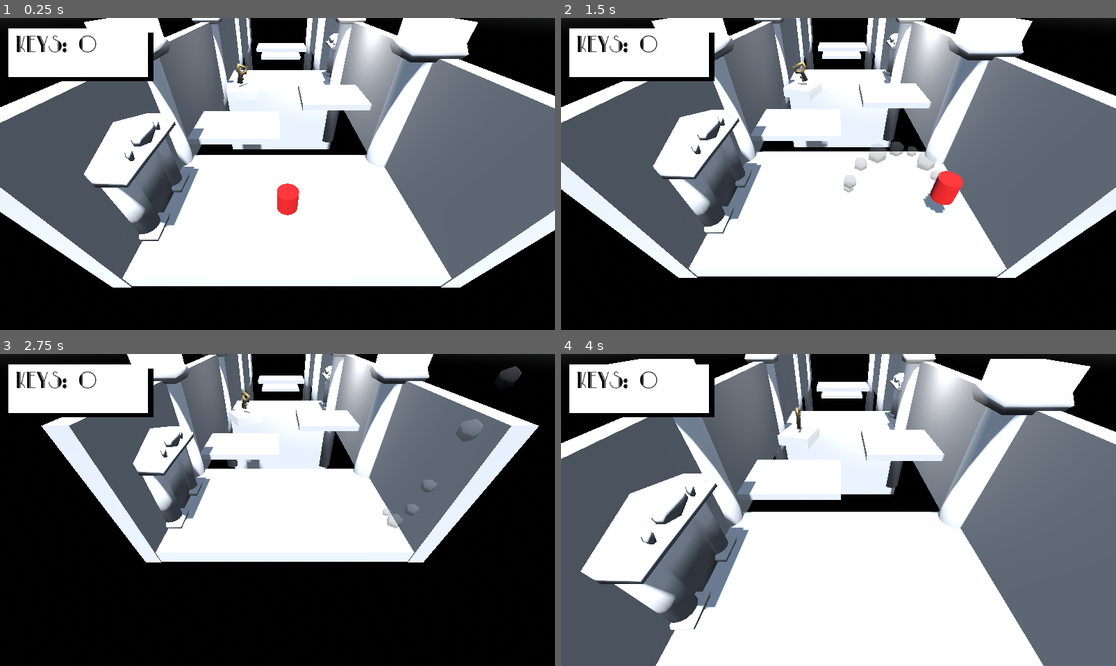
Above: before the commit, frames 1-4 (two rows, left to right).
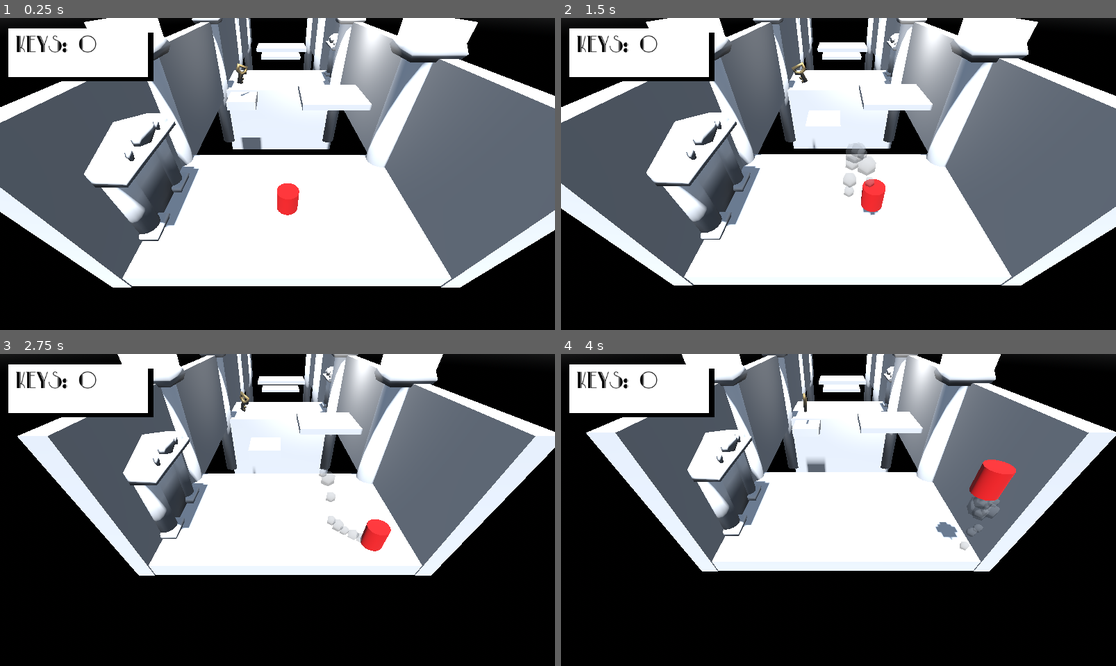
Above: after the commit, the same moments.

Repository: FloridaChristopher/LabyrinthGameJam
Game: Godot game, scene res://Scenes/the_maze.tscn
Two runs of this game, one before a commit and one after it. Both use one fixed random seed, a clock stepped at 60 frames per second and the inputs below.
Inputs:
- Up to frame 1 (0.25 s): no input
- Up to frame 2 (1.5 s): hold D (Right) 0.53-1.28 s; hold Space (Jump) 0.53-1.28 s; hold S (Backward) from 1.28 s (still down); tap Space (Jump) at 1.35 s
- Up to frame 3 (2.75 s): tap Space (Jump) at 1.52, 1.82 s; release S (Backward) at 2.03 s; hold D (Right) from 2.03 s (still down); hold Space (Jump) from 2.03 s (still down)
- Up to frame 4 (4 s): release D (Right) at 2.78 s; release Space (Jump) at 2.78 s; hold W (Forward) 2.78-3.53 s; tap Space (Jump) at 2.85, 3.02, 3.32 s; hold A (Left) from 3.53 s (still down); hold Space (Jump) from 3.53 s (still down)

The runs differ from the first frame. In frame 1, 0.8% of the frame differs, in the area x 33-54%, y 20-59%; in frame 2, 12%; in frame 3, 16%; in frame 4, 66%, in the area x 0-100%, y 0-100%.

Commit message:
synchronize
yes

Diff:
--- a/Labyrinth/Objects/big_key.tscn
+++ b/Labyrinth/Objects/big_key.tscn
@@ -10,6 +10,33 @@
 
 [sub_resource type="SphereShape3D" id="SphereShape3D_fj8e8"]
 radius = 0.335
+
+[sub_resource type="Animation" id="Animation_q5mab"]
+length = 0.001
+tracks/0/type = "value"
+tracks/0/imported = false
+tracks/0/enabled = true
+tracks/0/path = NodePath("Node3D:position")
+tracks/0/interp = 1
+tracks/0/loop_wrap = true
+tracks/0/keys = {
+"times": PackedFloat32Array(0),
+"transitions": PackedFloat32Array(1),
+"update": 0,
+"values": [Vector3(0, 0, 0)]
+}
+tracks/1/type = "value"
+tracks/1/imported = false
+tracks/1/enabled = true
+tracks/1/path = NodePath("Node3D:rotation")
+tracks/1/interp = 1
+tracks/1/loop_wrap = true
+tracks/1/keys = {
+"times": PackedFloat32Array(0),
+"transitions": PackedFloat32Array(1),
+"update": 0,
+"values": [Vector3(0, 0, 0)]
+}
 
 [sub_resource type="Animation" id="Animation_0fnr4"]
 resource_name = "keyspin"
@@ -40,33 +67,6 @@
 "values": [Vector3(0, 0, 0), Vector3(0, -3.14159, 0), Vector3(0, -6.28319, 0)]
 }
 
-[sub_resource type="Animation" id="Animation_q5mab"]
-length = 0.001
-tracks/0/type = "value"
-tracks/0/imported = false
-tracks/0/enabled = true
-tracks/0/path = NodePath("Node3D:position")
-tracks/0/interp = 1
-tracks/0/loop_wrap = true
-tracks/0/keys = {
-"times": PackedFloat32Array(0),
-"transitions": PackedFloat32Array(1),
-"update": 0,
-"values": [Vector3(0, 0, 0)]
-}
-tracks/1/type = "value"
-tracks/1/imported = false
-tracks/1/enabled = true
-tracks/1/path = NodePath("Node3D:rotation")
-tracks/1/interp = 1
-tracks/1/loop_wrap = true
-tracks/1/keys = {
-"times": PackedFloat32Array(0),
-"transitions": PackedFloat32Array(1),
-"update": 0,
-"values": [Vector3(0, 0, 0)]
-}
-
 [sub_resource type="AnimationLibrary" id="AnimationLibrary_a3qgh"]
 _data = {
 "RESET": SubResource("Animation_q5mab"),
@@ -90,7 +90,7 @@
 script = ExtResource("1_kah3o")
 
 [node name="Node3D" type="Node3D" parent="."]
-transform = Transform3D(-0.56356, 0, 0.826075, 0, 1, 0, -0.826075, 0, -0.56356, 0, 0.0471061, 0)
+transform = Transform3D(-0.316618, 0, -0.948553, 0, 1, 0, 0.948553, 0, -0.316618, 0, 0.0411019, 0)
 
 [node name="BigKey" type="MeshInstance3D" parent="Node3D"]
 transform = Transform3D(0.37248, 0, 0, 0, 0.341718, 0.148222, 0, -0.148222, 0.341718, 0, 0.0314566, 0.111401)
--- /dev/null
+++ b/Labyrinth/Objects/movable_platform.tscn
@@ -0,0 +1,26 @@
+[gd_scene load_steps=4 format=3 uid="uid://b111fk8cj70p8"]
+
+[ext_resource type="Material" uid="uid://dhbaxou0v4b5o" path="res://Shaders/Marble.tres" id="1_jeg2w"]
+
+[sub_resource type="BoxMesh" id="BoxMesh_is5n7"]
+size = Vector3(1, 0.3, 1)
+
+[sub_resource type="BoxShape3D" id="BoxShape3D_sqdtp"]
+size = Vector3(1, 0.3, 1)
+
+[node name="Moving Platform" type="AnimatableBody3D" groups=["MovingPlatform"]]
+transform = Transform3D(1, 0, 0, 0, 1, 0, 0, 0, 1, -1.44998, -0.352683, -4.80606)
+axis_lock_linear_x = true
+axis_lock_linear_y = true
+axis_lock_linear_z = true
+axis_lock_angular_x = true
+axis_lock_angular_z = true
+
+[node name="MeshInstance3D" type="MeshInstance3D" parent="."]
+material_override = ExtResource("1_jeg2w")
+mesh = SubResource("BoxMesh_is5n7")
+
+[node name="CollisionShape3D" type="CollisionShape3D" parent="."]
+shape = SubResource("BoxShape3D_sqdtp")
+
+[node name="Node3D" type="Node3D" parent="."]
--- a/Labyrinth/Rooms/room0.tscn
+++ b/Labyrinth/Rooms/room0.tscn
@@ -1,4 +1,4 @@
-[gd_scene load_steps=10 format=3]
+[gd_scene load_steps=14 format=3 uid="uid://brxx65eh0t5mh"]
 
 [ext_resource type="Script" path="res://Scripts/Room.gd" id="1_h4cj0"]
 [ext_resource type="Material" uid="uid://dhbaxou0v4b5o" path="res://Shaders/Marble.tres" id="2_0m50l"]
@@ -7,12 +7,51 @@
 [ext_resource type="PackedScene" uid="uid://cb061gs4qifx8" path="res://Objects/doorway.tscn" id="5_nyqn0"]
 [ext_resource type="PackedScene" uid="uid://832o6u5ts2pp" path="res://Objects/te_4t_platform.tscn" id="6_fh0vx"]
 [ext_resource type="PackedScene" uid="uid://ceed8awj3lsqn" path="res://Objects/big_key.tscn" id="7_ulg30"]
+[ext_resource type="PackedScene" uid="uid://b111fk8cj70p8" path="res://Objects/movable_platform.tscn" id="8_5rbe0"]
 
 [sub_resource type="BoxMesh" id="BoxMesh_is5n7"]
 size = Vector3(1, 0.3, 1)
 
 [sub_resource type="BoxShape3D" id="BoxShape3D_y0qjd"]
 size = Vector3(1, 0.3, 1)
+
+[sub_resource type="Animation" id="Animation_rmhfo"]
+length = 0.001
+tracks/0/type = "value"
+tracks/0/imported = false
+tracks/0/enabled = true
+tracks/0/path = NodePath("Moving Platform:position")
+tracks/0/interp = 1
+tracks/0/loop_wrap = true
+tracks/0/keys = {
+"times": PackedFloat32Array(0),
+"transitions": PackedFloat32Array(1),
+"update": 0,
+"values": [Vector3(-1.44998, -0.352683, -4.80606)]
+}
+
+[sub_resource type="Animation" id="Animation_vwe8t"]
+resource_name = "room1-platform1"
+length = 4.0
+loop_mode = 1
+tracks/0/type = "value"
+tracks/0/imported = false
+tracks/0/enabled = true
+tracks/0/path = NodePath("Moving Platform:position")
+tracks/0/interp = 1
+tracks/0/loop_wrap = true
+tracks/0/keys = {
+"times": PackedFloat32Array(0, 0.6, 1.8, 2.3, 4),
+"transitions": PackedFloat32Array(1, 1, 1, 1, 1),
+"update": 0,
+"values": [Vector3(-1.44998, -0.352683, -4.80606), Vector3(-1.44998, -0.352683, -4.80606), Vector3(-0.312341, -0.352683, -2.48747), Vector3(-0.312341, -0.352683, -2.48747), Vector3(-1.44998, -0.352683, -4.80606)]
+}
+
+[sub_resource type="AnimationLibrary" id="AnimationLibrary_jjd4k"]
+_data = {
+"RESET": SubResource("Animation_rmhfo"),
+"room1-platform1": SubResource("Animation_vwe8t")
+}
 
 [node name="Room" type="Node3D" groups=["Room"]]
 script = ExtResource("1_h4cj0")
@@ -94,7 +133,7 @@
 visible = false
 
 [node name="Te4t_platform6" parent="." instance=ExtResource("6_fh0vx")]
-transform = Transform3D(0.524977, 0, 0, 0, 0.524977, 0, 0, 0, 0.524977, -1.44003, 0.125882, -2.65456)
+transform = Transform3D(0.524977, 0, 0, 0, 0.524977, 0, 0, 0, 0.524977, -5.08272, 0.125882, -2.65456)
 
 [node name="Te4t_platform7" parent="." instance=ExtResource("6_fh0vx")]
 transform = Transform3D(0.524977, 0, 0, 0, 0.524977, 0, 0, 0, 0.524977, 1.80627, 0.610909, -3.56499)
@@ -118,7 +157,7 @@
 transform = Transform3D(1, 0, 0, 0, -4.37114e-08, -1, 0, 1, -4.37114e-08, 0, -1.96166, -5.69906)
 
 [node name="RigidBody3D" type="RigidBody3D" parent="."]
-transform = Transform3D(1, 0, 0, 0, 1, 0, 0, 0, 1, -1.44998, 0, -4.80606)
+transform = Transform3D(1, 0, 0, 0, 1, 0, 0, 0, 1, 4.93003, 0, -4.80606)
 axis_lock_linear_x = true
 axis_lock_linear_y = true
 axis_lock_linear_z = true
@@ -137,4 +176,16 @@
 [node name="BigKey" parent="." instance=ExtResource("7_ulg30")]
 transform = Transform3D(1, 0, 0, 0, 1, 0, 0, 0, 1, -1.4238, 0.22328, -4.83122)
 
+[node name="Moving Platform" parent="." instance=ExtResource("8_5rbe0")]
+axis_lock_linear_x = false
+axis_lock_linear_y = false
+axis_lock_linear_z = false
+axis_lock_angular_y = true
+
+[node name="AnimationPlayer" type="AnimationPlayer" parent="."]
+autoplay = "room1-platform1"
+libraries = {
+"": SubResource("AnimationLibrary_jjd4k")
+}
+
 [editable path="Te4t_platform10"]
--- a/Labyrinth/Rooms/room1.tscn
+++ b/Labyrinth/Rooms/room1.tscn
@@ -6,9 +6,45 @@
 [ext_resource type="ArrayMesh" uid="uid://ds6qyo41p0yqr" path="res://Models/arch.obj" id="4_3vrdm"]
 [ext_resource type="PackedScene" uid="uid://cb061gs4qifx8" path="res://Objects/doorway.tscn" id="5_5ui0a"]
 [ext_resource type="PackedScene" uid="uid://832o6u5ts2pp" path="res://Objects/te_4t_platform.tscn" id="6_hh0lo"]
+[ext_resource type="PackedScene" uid="uid://b111fk8cj70p8" path="res://Objects/movable_platform.tscn" id="7_88nv5"]
 
-[sub_resource type="BoxMesh" id="BoxMesh_is5n7"]
-size = Vector3(1, 0.3, 1)
+[sub_resource type="Animation" id="Animation_rmhfo"]
+length = 0.001
+tracks/0/type = "value"
+tracks/0/imported = false
+tracks/0/enabled = true
+tracks/0/path = NodePath("Moving Platform:position")
+tracks/0/interp = 1
+tracks/0/loop_wrap = true
+tracks/0/keys = {
+"times": PackedFloat32Array(0),
+"transitions": PackedFloat32Array(1),
+"update": 0,
+"values": [Vector3(-1.44998, -0.352683, -4.80606)]
+}
+
+[sub_resource type="Animation" id="Animation_vwe8t"]
+resource_name = "room1-platform1"
+length = 4.0
+loop_mode = 1
+tracks/0/type = "value"
+tracks/0/imported = false
+tracks/0/enabled = true
+tracks/0/path = NodePath("Moving Platform:position")
+tracks/0/interp = 1
+tracks/0/loop_wrap = true
+tracks/0/keys = {
+"times": PackedFloat32Array(0, 0.6, 1.8, 2.3, 4),
+"transitions": PackedFloat32Array(1, 1, 1, 1, 1),
+"update": 0,
+"values": [Vector3(-1.44998, -0.352683, -4.80606), Vector3(-1.44998, -0.352683, -4.80606), Vector3(-0.312341, -0.352683, -2.48747), Vector3(-0.312341, -0.352683, -2.48747), Vector3(-1.44998, -0.352683, -4.80606)]
+}
+
+[sub_resource type="AnimationLibrary" id="AnimationLibrary_jjd4k"]
+_data = {
+"RESET": SubResource("Animation_rmhfo"),
+"room1-platform1": SubResource("Animation_vwe8t")
+}
 
 [node name="Room" type="Node3D" groups=["Room"]]
 script = ExtResource("1_mjtdb")
@@ -90,10 +126,10 @@
 visible = false
 
 [node name="Te4t_platform7" parent="." instance=ExtResource("6_hh0lo")]
-transform = Transform3D(0.198381, 0, 0, 0, 0.524977, 0, 0, 0, 1.27199, 1.17844, -1.32982, -1.77182)
+transform = Transform3D(0.198257, 0.0185412, 0, -0.00700644, 0.52465, 0, 0, 0, 1.27199, 4.61199, -1.32982, -1.77182)
 
 [node name="Te4t_platform11" parent="." instance=ExtResource("6_hh0lo")]
-transform = Transform3D(0.198381, 0, 0, 0, 0.524977, 0, 0, 0, 1.27199, -0.741985, -0.611005, -5.25249)
+transform = Transform3D(0.198381, 0, 0, 0, 0.524977, 0, 0, 0, 1.27199, 3.32468, -0.611005, -5.25249)
 
 [node name="Te4t_platform8" parent="." instance=ExtResource("6_hh0lo")]
 transform = Transform3D(0.524977, 0, 0, 0, 0.524977, 0, 0, 0, 0.524977, 0.0243741, 0.610909, -10.5939)
@@ -113,18 +149,16 @@
 [node name="Te4t_platform3" parent="." instance=ExtResource("6_hh0lo")]
 transform = Transform3D(1, 0, 0, 0, -4.37114e-08, -1, 0, 1, -4.37114e-08, 0, -1.96166, -5.69906)
 
-[node name="RigidBody3D" type="RigidBody3D" parent="."]
-transform = Transform3D(1, 0, 0, 0, 1, 0, 0, 0, 1, -1.44998, 0, -4.80606)
-axis_lock_linear_x = true
-axis_lock_linear_y = true
-axis_lock_linear_z = true
-axis_lock_angular_x = true
-axis_lock_angular_z = true
-gravity_scale = 0.0
-angular_velocity = Vector3(0, 0.872665, 0)
+[node name="Moving Platform" parent="." instance=ExtResource("7_88nv5")]
+axis_lock_linear_x = false
+axis_lock_linear_y = false
+axis_lock_linear_z = false
+axis_lock_angular_y = true
 
-[node name="MeshInstance3D" type="MeshInstance3D" parent="RigidBody3D"]
-material_override = ExtResource("2_m0yci")
-mesh = SubResource("BoxMesh_is5n7")
+[node name="AnimationPlayer" type="AnimationPlayer" parent="."]
+autoplay = "room1-platform1"
+libraries = {
+"": SubResource("AnimationLibrary_jjd4k")
+}
 
 [editable path="Te4t_platform10"]
--- a/Labyrinth/Scenes/player.tscn
+++ b/Labyrinth/Scenes/player.tscn
@@ -1,11 +1,8 @@
-[gd_scene load_steps=11 format=3 uid="uid://d0shy0fqdpckf"]
+[gd_scene load_steps=10 format=3 uid="uid://d0shy0fqdpckf"]
 
-[ext_resource type="Script" path="res://Scripts/playerphys.gd" id="1_77lhv"]
+[ext_resource type="Script" path="res://Scenes/playerphys2.gd" id="1_gstkc"]
 [ext_resource type="Script" path="res://Scripts/animator.gd" id="2_8yywu"]
 [ext_resource type="Script" path="res://Scripts/playerresetter.gd" id="3_memyy"]
-
-[sub_resource type="PhysicsMaterial" id="PhysicsMaterial_gkm5f"]
-friction = 0.0
 
 [sub_resource type="StandardMaterial3D" id="StandardMaterial3D_1i8tu"]
 albedo_color = Color(1, 0, 0, 1)
@@ -34,19 +31,11 @@
 [sub_resource type="Gradient" id="Gradient_un6mf"]
 colors = PackedColorArray(1, 1, 1, 1, 1, 1, 1, 0)
 
-[node name="Player" type="RigidBody3D" node_paths=PackedStringArray("grnd_ray", "jmpbuffertimer", "coyoteTimer") groups=["Player"]]
+[node name="Player" type="CharacterBody3D" groups=["Player"]]
 axis_lock_angular_x = true
 axis_lock_angular_y = true
 axis_lock_angular_z = true
-physics_material_override = SubResource("PhysicsMaterial_gkm5f")
-continuous_cd = true
-can_sleep = false
-script = ExtResource("1_77lhv")
-walkAcceleration = 10.0
-dragForce = 5.0
-grnd_ray = NodePath("RayCast3D")
-jmpbuffertimer = NodePath("InputBuffer")
-coyoteTimer = NodePath("CoyoteTime")
+script = ExtResource("1_gstkc")
 
 [node name="Model" type="Node3D" parent="." node_paths=PackedStringArray("thing")]
 script = ExtResource("2_8yywu")
@@ -71,6 +60,7 @@
 thing = NodePath("..")
 
 [node name="CollisionShape3D2" type="CollisionShape3D" parent="PlayerResetter"]
+transform = Transform3D(1, 0, 0, 0, 1, 0, 0, 0, 1, 0, -0.0352096, 0)
 shape = SubResource("CapsuleShape3D_rh6gj")
 
 [node name="CPUParticles3D" type="CPUParticles3D" parent="."]
@@ -86,5 +76,4 @@
 wait_time = 0.2
 one_shot = true
 
-[connection signal="timeout" from="CoyoteTime" to="." method="_on_coyote_time_timeout"]
 [connection signal="body_entered" from="PlayerResetter" to="PlayerResetter" method="_on_body_entered"]
--- /dev/null
+++ b/Labyrinth/Scenes/playerphys2.gd
@@ -0,0 +1,48 @@
+extends CharacterBody3D
+class_name playerphys2
+
+var origionalpos: Vector3
+var input2
+
+@export var fallgravity = 2
+# Called when the node enters the scene tree for the first time.
+func _ready():
+	origionalpos = global_position
+	pass # Replace with function body.
+
+
+# Called every frame. 'delta' is the elapsed time since the previous frame.
+func _physics_process(delta):
+	input2 = read_input()
+	if is_on_floor() and Input.is_action_just_pressed("Jump"):
+		velocity += Vector3.UP * 5
+	apply_gravity(delta)
+	velocity += Vector3(input2.x,0,input2.y) * delta
+
+	if input2.length() < 0.01:
+		velocity += -velocity * delta
+	move_and_slide()
+	pass
+
+
+func apply_gravity(delta):
+	if Input.is_action_pressed("Jump"):
+		velocity += Vector3.DOWN * delta * 9.81
+	else:
+		velocity += Vector3.DOWN * delta * 9.81 * fallgravity
+
+func read_input():
+	var input = Vector2.ZERO
+	if Input.is_action_pressed("Left"):
+		input += Vector2(-1,0)
+	if Input.is_action_pressed("Right"):
+		input += Vector2(1,0)
+	if Input.is_action_pressed("Forward"):
+		input += Vector2(0,-1)
+	if Input.is_action_pressed("Backward"):
+		input += Vector2(0,1)
+	input = input.normalized()
+	return input
+
+func XZ_velocity():
+	return Vector2(velocity.x,velocity.z)
--- a/Labyrinth/Scripts/animator.gd
+++ b/Labyrinth/Scripts/animator.gd
@@ -1,6 +1,6 @@
 extends Node3D
 
-@export var thing: playerphys
+@export var thing: playerphys2
 @export var animplayer: AnimationPlayer
 
 # Called when the node enters the scene tree for the first time.
--- a/Labyrinth/Scripts/playerphys.gd
+++ b/Labyrinth/Scripts/playerphys.gd
@@ -9,6 +9,7 @@
 @export var grnd_ray: RayCast3D
 @export var jmpbuffertimer: Timer
 @export var coyoteTimer: Timer
+var origparent
 
 var origionalpos: Vector3
 var direction: Vector2 = Vector2.ZERO
@@ -19,6 +20,7 @@
 # Called when the node enters the scene tree for the first time.
 func _ready():
 	origionalpos = global_position
+	origparent = get_parent()
 
 func _process(delta):
 	direction = read_input()
--- a/Labyrinth/Scripts/playerresetter.gd
+++ b/Labyrinth/Scripts/playerresetter.gd
@@ -2,7 +2,7 @@
 
 var origionalPos
 
-@export var thing: playerphys
+@export var thing: playerphys2
 
 # Called when the node enters the scene tree for the first time.
 func _ready():
@@ -11,6 +11,8 @@
 
 
 func _on_body_entered(body):
+	print("sddsd")
 	if body.is_in_group("BottomlessPit"):
+		print("hit pit")
 		thing.global_position = thing.origionalpos
 	pass # Replace with function body.
Not shown: 1 places in Labyrinth/Rooms/room1.tscn that only renumber resources
Not shown: 1 places in Labyrinth/Scenes/the_maze.tscn that only renumber resources
